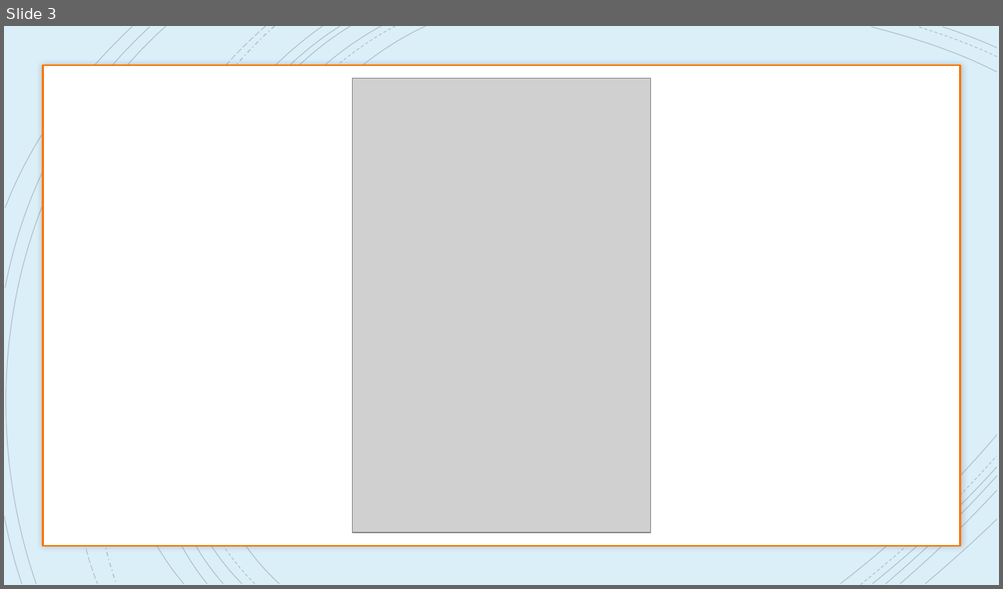
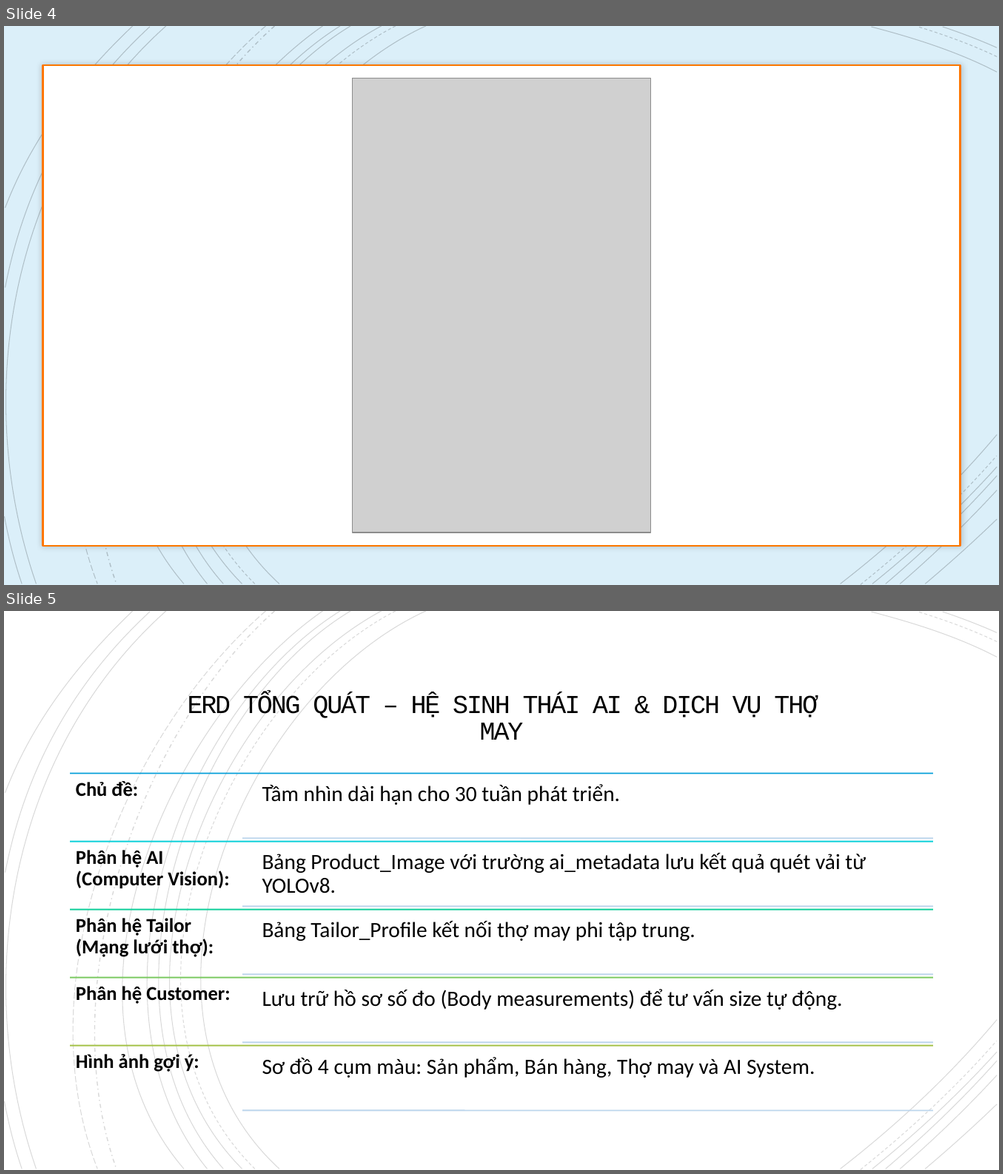
Before and after one commit to SokKimThanh/erp-smart-fashion-mini, a slide deck: programing/Tuần 2 Thiết kế ERD & Kết nối MySQL với Spring Data JPA/[SmartFashion ERP] Tập 4 Thiết kế ERD & Kết nối MySQL với Spring Data JPA (Tuần 2).pptx. Shown one above the other, each under a label of ours: slide 3 before the commit, slides 4 and 5 after it. The pictures are 1003x589 and 1003x1174 pixels, drawn with LibreOffice and Linux fonts; fonts in the diff are those of the drawing; grey boxes stand for pictures. Boxes give left, top, right and bottom in pixels: in the first picture for what was removed or moved away, otherwise in the second. Text is boxed around its words. In the diff, an @@ line names an element or a change of style, - is before the commit and + after.

```diff
--- a/programing/Tuần 2 Thiết kế ERD & Kết nối MySQL với Spring Data JPA/[SmartFashion ERP] Tập 4 Thiết kế ERD & Kết nối MySQL với Spring Data JPA (Tuần 2).pptx
+++ b/programing/Tuần 2 Thiết kế ERD & Kết nối MySQL với Spring Data JPA/[SmartFashion ERP] Tập 4 Thiết kế ERD & Kết nối MySQL với Spring Data JPA (Tuần 2).pptx
@@ slide 5 added at box(4, 611, 999, 1170), background #FFFFFF @@
@@ rectangle added at box(4, 611, 999, 1170), fill #FFFFFF @@
@@ group added at box(4, 611, 997, 1170): 18 freeform shapes @@
@@ group added at box(4, 611, 997, 1170): 21 freeform shapes @@
@@ title added at box(188, 695, 817, 740), 25 pt, text #000000 @@
+ERD TỔNG QUÁT – HỆ SINH THÁI AI & DỊCH VỤ THỢ MAY
@@ group added at box(70, 774, 933, 1111): 10 lines, 10 texts @@
+Chủ đề:
+Tầm nhìn dài hạn cho 30 tuần phát triển.
+Phân hệ AI (Computer Vision):
+Bảng Product_Image với trường ai_metadata lưu kết quả quét vải từ YOLOv8.
+Phân hệ Tailor (Mạng lưới thợ):
+Bảng Tailor_Profile kết nối thợ may phi tập trung.
+Phân hệ Customer:
+Lưu trữ hồ sơ số đo (Body measurements) để tư vấn size tự động.
+Hình ảnh gợi ý:
+Sơ đồ 4 cụm màu: Sản phẩm, Bán hàng, Thợ may và AI System.
@@ what was slide 3 is now slide 4 @@
```
Also in this commit, not shown: 2 slides changed, 3 other slides added, 2 slides removed, 15 other files.
